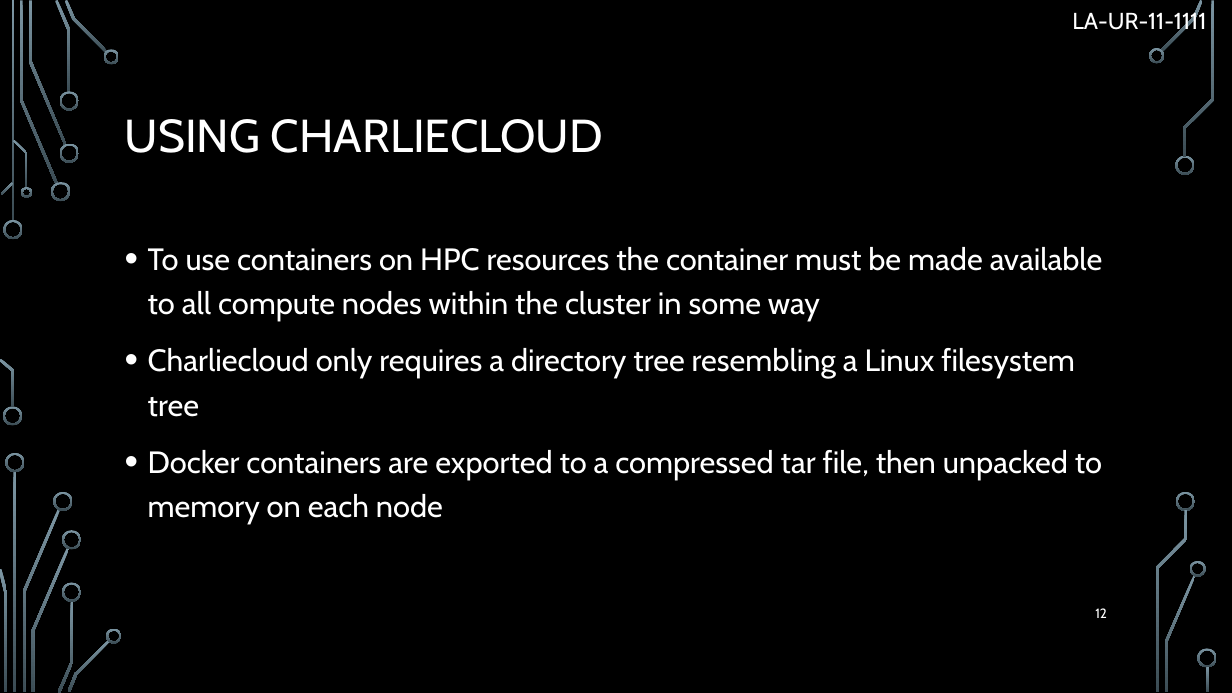
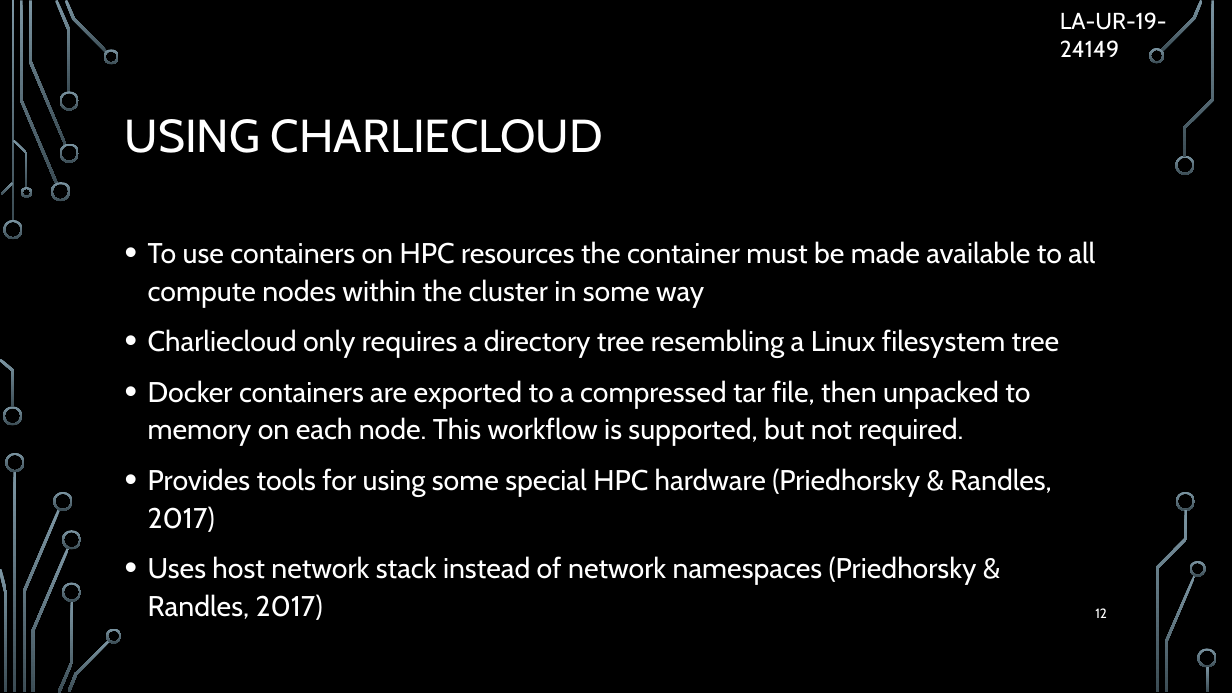
Before and after one commit to Brofessional/thesis-v2, a slide deck: slide 12 of presentation.pptx. Drawn at 1232x693 pixels with LibreOffice and Linux fonts; fonts in the diff are those of the drawing; background and template pictures are left out. Boxes give left, top, right and bottom in pixels: in the first picture for what was removed or moved away, otherwise in the second. Text is boxed around its words. In the diff, an @@ line names an element or a change of style, - is before the commit and + after.

```diff
--- a/presentation.pptx
+++ b/presentation.pptx
@@ text at [1060, 12, 1167, 57]: text changed @@
-LA-UR-11-1111
+LA-UR-19-24149
@@ text at [148, 241, 1095, 358]: size 24 to 22.2 pt in "To use containers on HPC resources the ...", "Charliecloud only requires a directory tree resembling ..."; line spacing 1.2 to 1.1 @@
@@ text at [148, 380, 1052, 585]: text changed; size 24 to 22.2 pt @@
-• Docker containers are exported to a compressed tar file, then unpacked to memory on each node
+• Docker containers are exported to a compressed tar file, then unpacked to memory on each node. This workflow is supported, but not required.
+• Provides tools for using some special HPC hardware (Priedhorsky & Randles, 2017)
+• Uses host network stack instead of network namespaces (Priedhorsky & Randles, 2017)
```
Also in this commit, not shown: 30 other slides changed, 1 other file.
